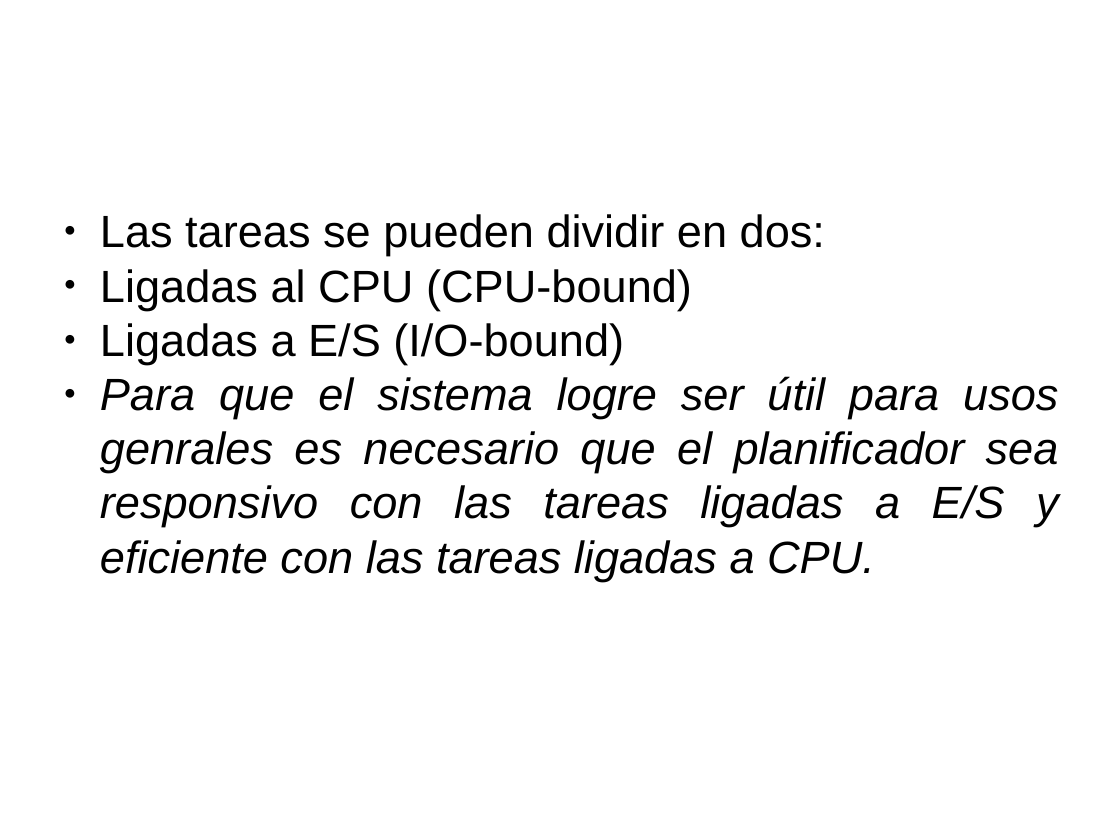
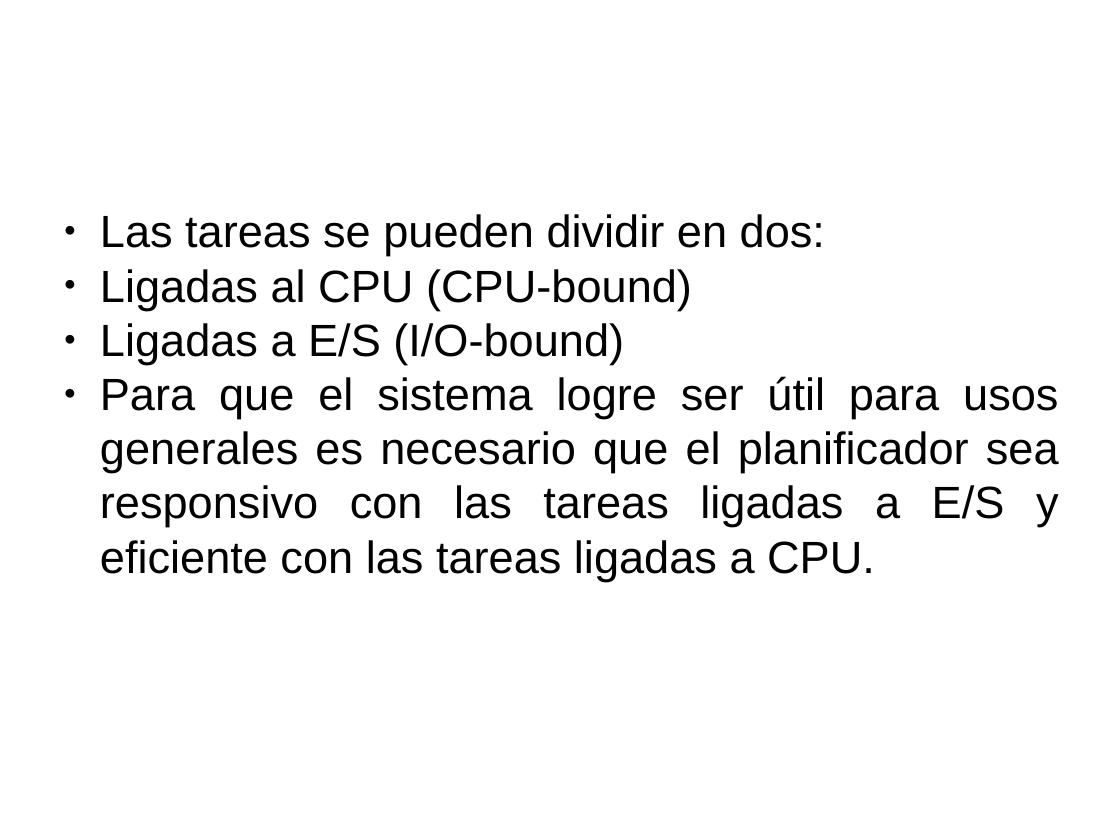
Before and after one commit to gwolf/clase-sistop-2017-01, a slide deck: slide 7 of exposiciones/planificadorCFS/planificadorCFS.pptx. Drawn at 1120x840 pixels with LibreOffice and Linux fonts; fonts in the diff are those of the drawing; background and template pictures are left out. Boxes give left, top, right and bottom in pixels: in the first picture for what was removed or moved away, otherwise in the second. Text is boxed around its words. In the diff, an @@ line names an element or a change of style, - is before the commit and + after.

```diff
--- a/exposiciones/planificadorCFS/planificadorCFS.pptx
+++ b/exposiciones/planificadorCFS/planificadorCFS.pptx
@@ text at bbox=[100, 376, 1059, 581]: text changed; italic off @@
-● Para que el sistema logre ser útil para usos genrales es necesario que el planificador sea responsivo con las tareas ligadas a E/S y eficiente con las tareas ligadas a CPU.
+● Para que el sistema logre ser útil para usos generales es necesario que el planificador sea responsivo con las tareas ligadas a E/S y eficiente con las tareas ligadas a CPU.
```
Also in this commit, not shown: 17 other slides changed.
